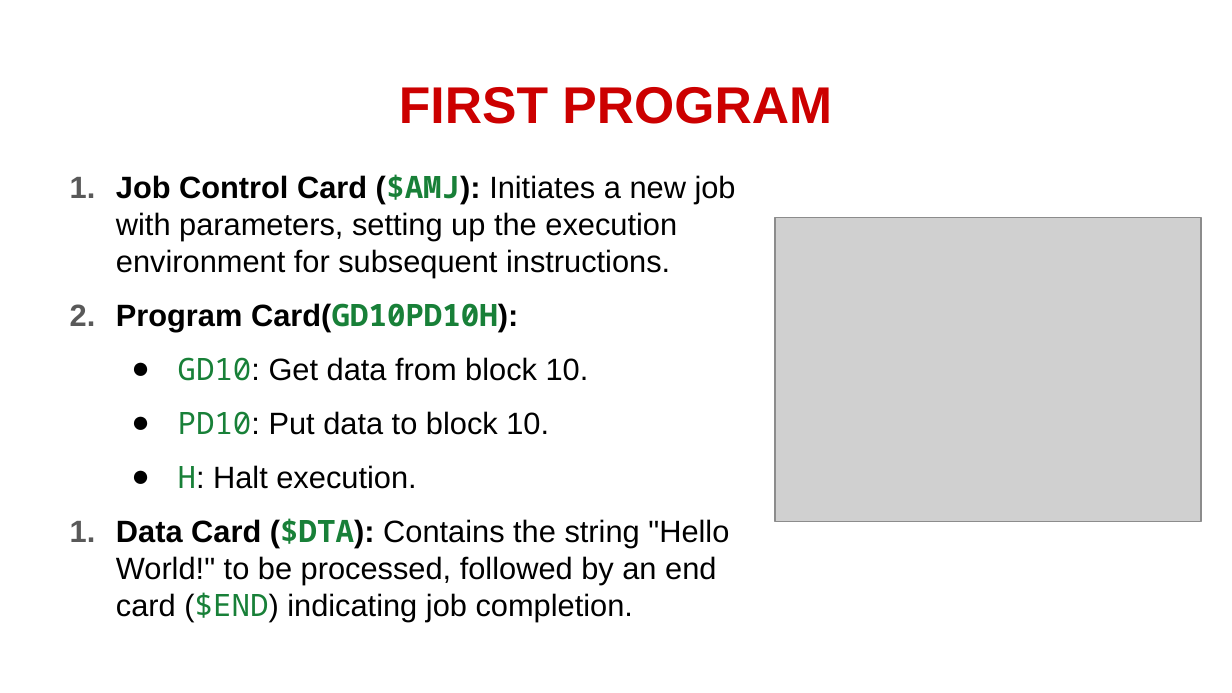
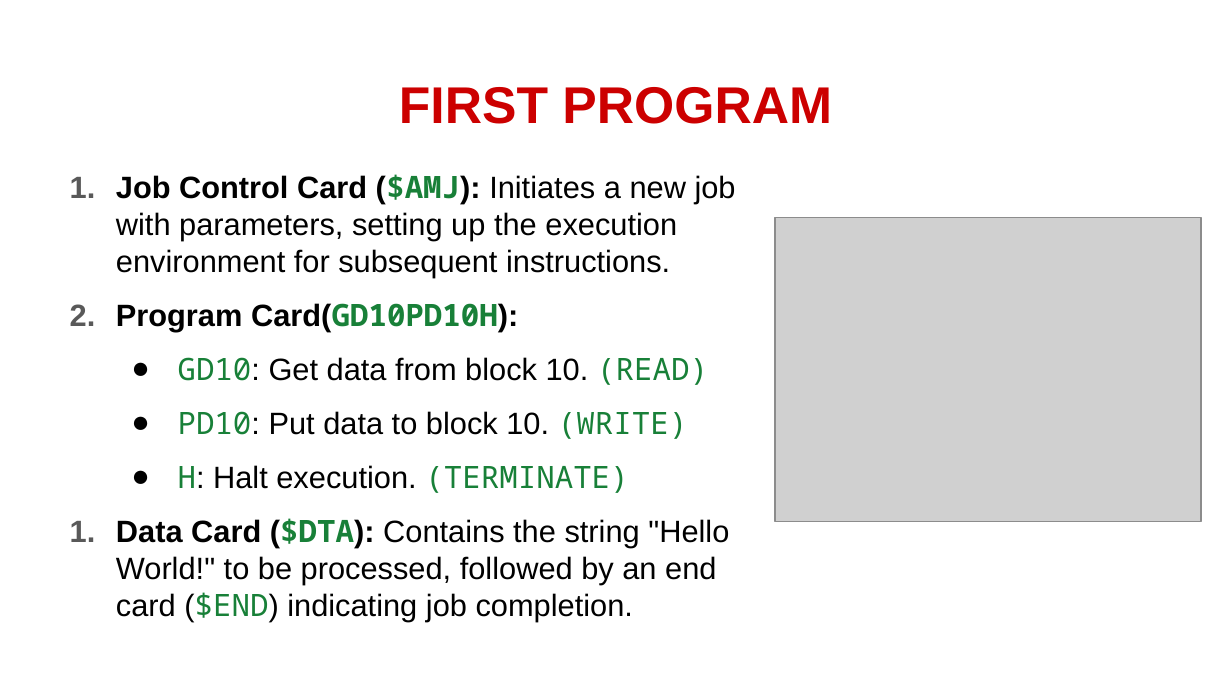
Before and after one commit to ThatWittyGuy/SY_OS, a slide deck: slide 6 of CP/OS_CP_PPT.pptx. Drawn at 1232x693 pixels with LibreOffice and Linux fonts; fonts in the diff are those of the drawing; grey boxes stand for pictures. Boxes give left, top, right and bottom in pixels: in the first picture for what was removed or moved away, otherwise in the second. Text is boxed around its words. In the diff, an @@ line names an element or a change of style, - is before the commit and + after.

```diff
--- a/CP/OS_CP_PPT.pptx
+++ b/CP/OS_CP_PPT.pptx
@@ text at [178,357,708,493]: text changed @@
-● GD10: Get data from block 10.
-● PD10: Put data to block 10.
-● H: Halt execution.
+● GD10: Get data from block 10. (READ)
+● PD10: Put data to block 10. (WRITE)
+● H: Halt execution. (TERMINATE)
```
Also in this commit, not shown: 4 other slides changed, 10 other files.
